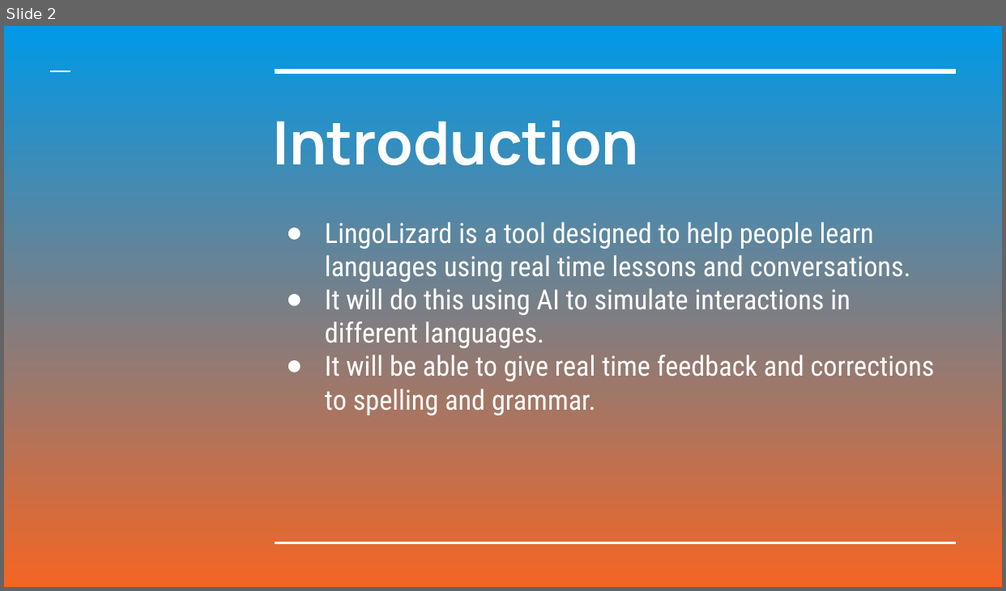
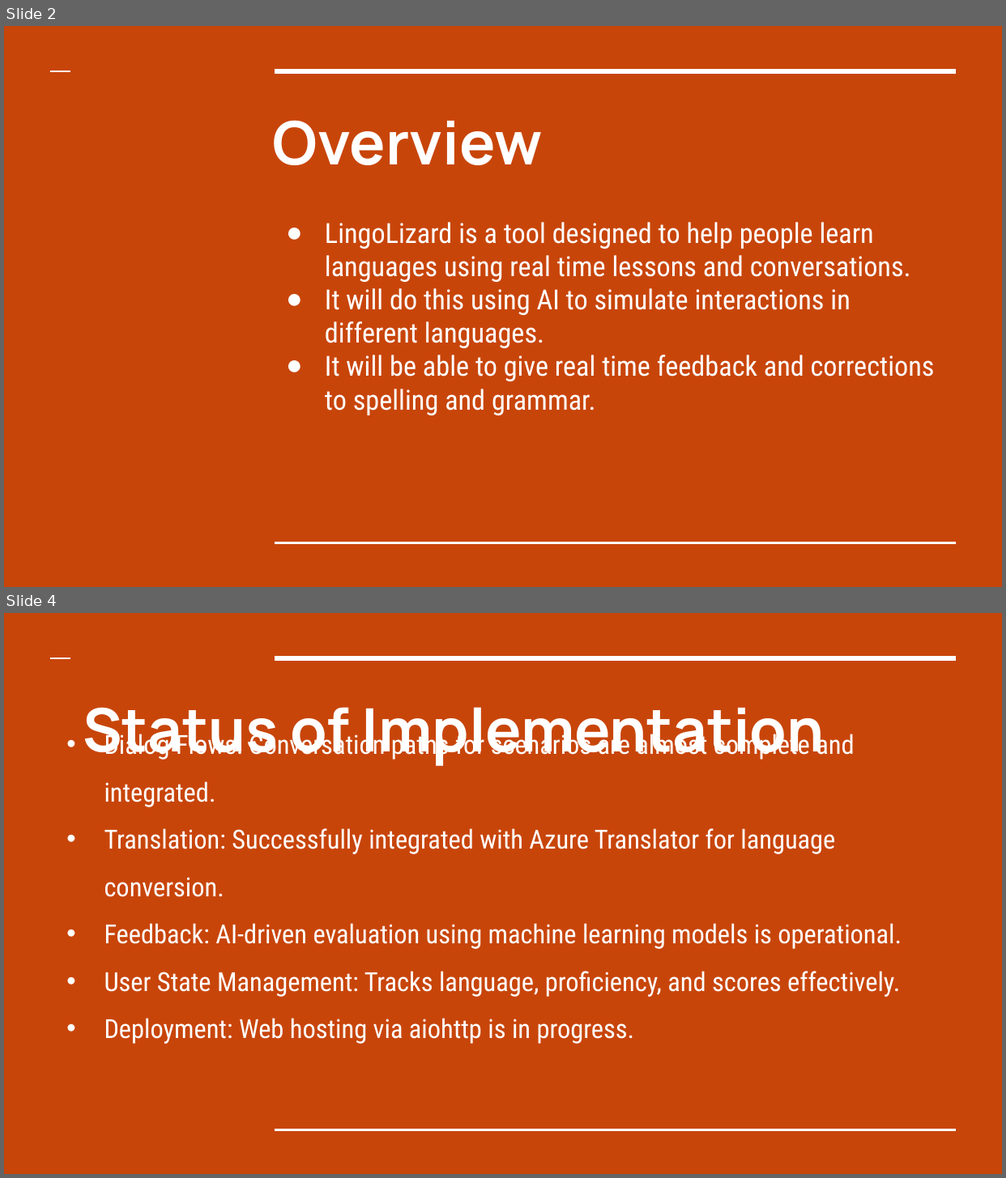
Before and after one commit to mjc136/4thYearProject, a slide deck: docs/LingoLizard.pptx. Shown one above the other, each under a label of ours: slide 2 before the commit, slides 2 and 4 after it; the slides between them are not shown. The pictures are 1006x591 and 1006x1178 pixels, drawn with LibreOffice and Linux fonts; fonts in the diff are those of the drawing. Boxes give left, top, right and bottom in pixels: in the first picture for what was removed or moved away, otherwise in the second. Text is boxed around its words. In the diff, an @@ line names an element or a change of style, - is before the commit and + after.

```diff
--- a/docs/LingoLizard.pptx
+++ b/docs/LingoLizard.pptx
@@ slide 4 added at [4,613,1002,1174], background #C8450A; not listed: 3 template elements that a slide beside it also shows @@
@@ title added at [83,707,825,766], 43.2 pt, text #FFFFFF, bold @@
+Status of Implementation
@@ subtitle added at [104,730,901,1044], 19 pt, text #FFFFFF @@
+• Dialog Flows: Conversation paths for scenarios are almost complete and integrated.
+• Translation: Successfully integrated with Azure Translator for language conversion.
+• Feedback: AI-driven evaluation using machine learning models is operational.
+• User State Management: Tracks language, proficiency, and scores effectively.
+• Deployment: Web hosting via aiohttp is in progress.
@@ slide 2 changed as well @@
@@ background gradient #0099E8 to #F46524 to #C8450A @@
@@ title at [273,120,543,165]: text changed @@
-Introduction
+Overview
```
Also in this commit, not shown: 4 other slides changed, 2 other slides added, 8 slides removed, 1 other file.
